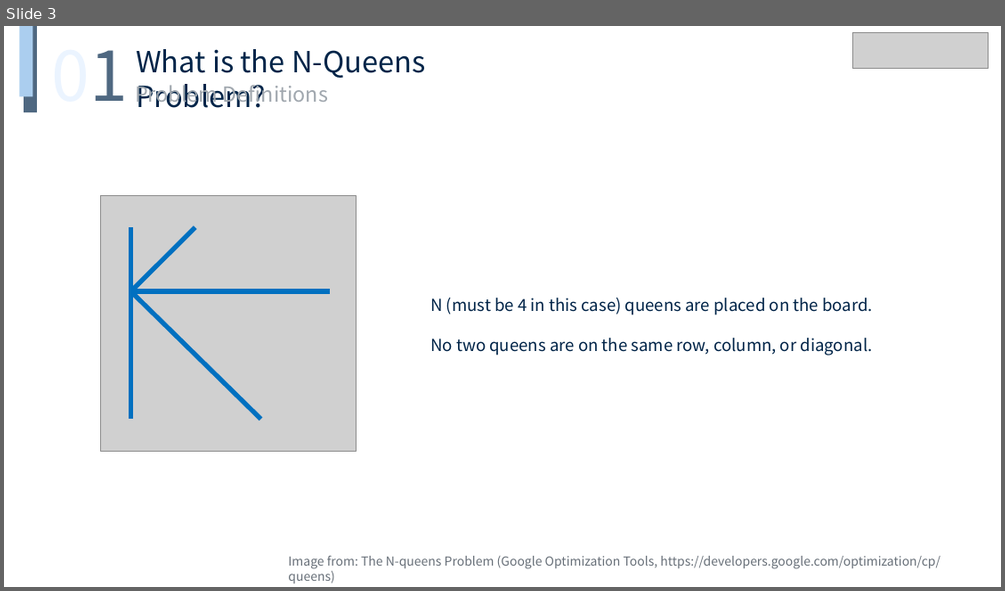
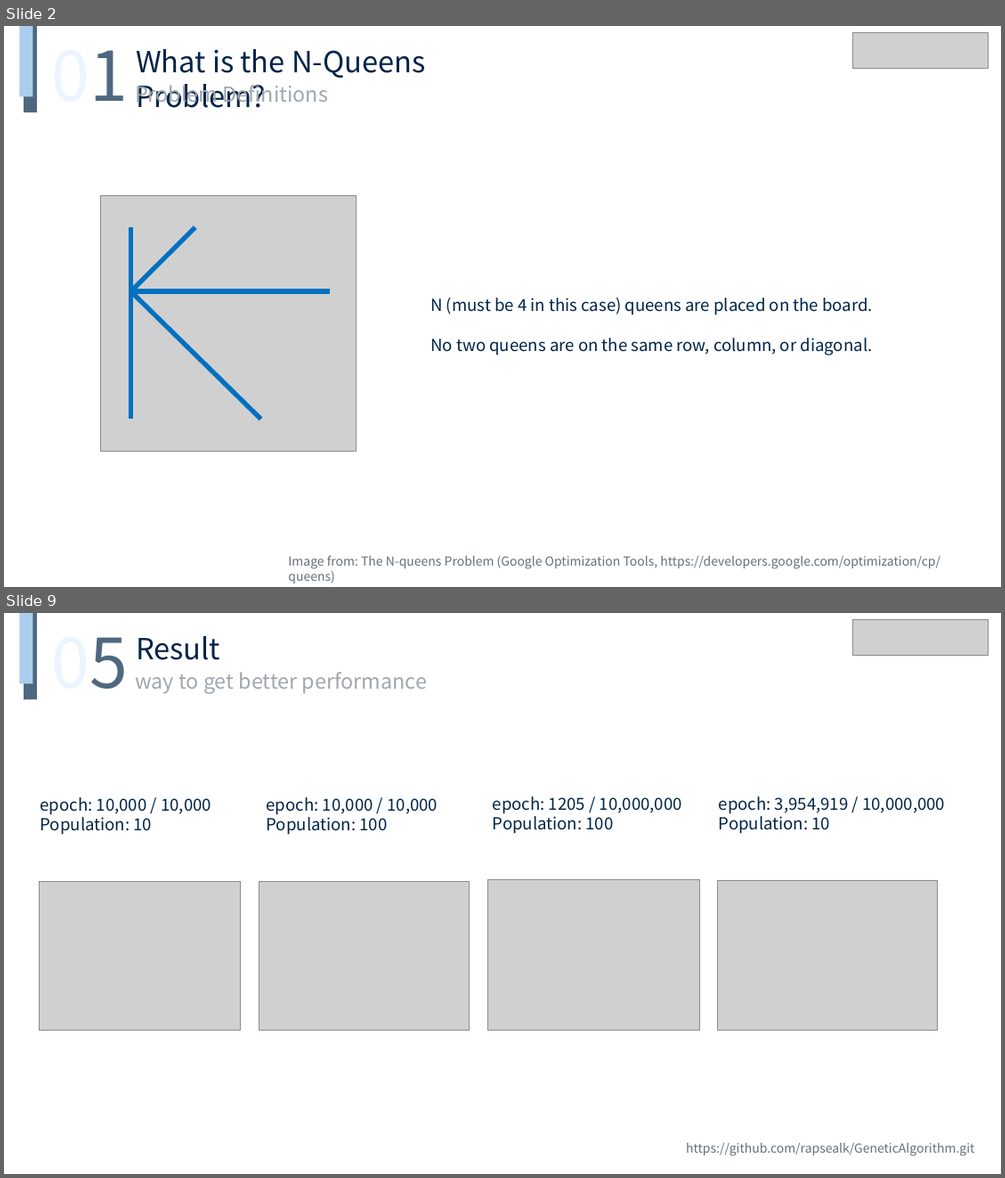
Before and after one commit to rapsealk/GeneticAlgorithm, a slide deck: ppt/NQueens.pptx. Shown one above the other, each under a label of ours: slide 3 before the commit, slides 2 and 9 after it; the slides between them are not shown. The pictures are 1005x591 and 1005x1178 pixels, drawn with LibreOffice and Linux fonts; fonts in the diff are those of the drawing; grey boxes stand for pictures. Boxes give left, top, right and bottom in pixels: in the first picture for what was removed or moved away, otherwise in the second. Text is boxed around its words. In the diff, an @@ line names an element or a change of style, - is before the commit and + after.

```diff
--- a/ppt/NQueens.pptx
+++ b/ppt/NQueens.pptx
@@ slide 9 added at (x1=4, y1=613, x2=1001, y2=1174), background #FFFFFF @@
@@ group added at (x1=20, y1=613, x2=427, y2=699): 3 texts, 2 rectangles @@
+05
+Result
+way to get better performance
@@ picture added at (x1=853, y1=619, x2=988, y2=655) @@
@@ text added at (x1=40, y1=797, x2=211, y2=835), 16 pt, text #002448 @@
+epoch: 10,000 / 10,000
+Population: 10
@@ text added at (x1=267, y1=797, x2=437, y2=835), 16 pt, text #002448 @@
+epoch: 10,000 / 10,000
+Population: 100
@@ text added at (x1=493, y1=796, x2=682, y2=834), 16 pt, text #002448 @@
+epoch: 1205 / 10,000,000
+Population: 100
@@ text added at (x1=719, y1=796, x2=945, y2=834), 16 pt, text #002448 @@
+epoch: 3,954,919 / 10,000,000
+Population: 10
@@ picture added at (x1=39, y1=882, x2=241, y2=1030) @@
@@ picture added at (x1=259, y1=882, x2=469, y2=1030) @@
@@ picture added at (x1=488, y1=880, x2=699, y2=1030) @@
@@ picture added at (x1=718, y1=881, x2=938, y2=1030) @@
@@ text added at (x1=686, y1=1143, x2=974, y2=1156), 12 pt, text #676F78 @@
+https://github.com/rapsealk/GeneticAlgorithm.git
@@ what was slide 3 is now slide 2 @@
```
Also in this commit, not shown: 4 slides changed, 2 other slides added, 5 slides removed, 3 other files.
